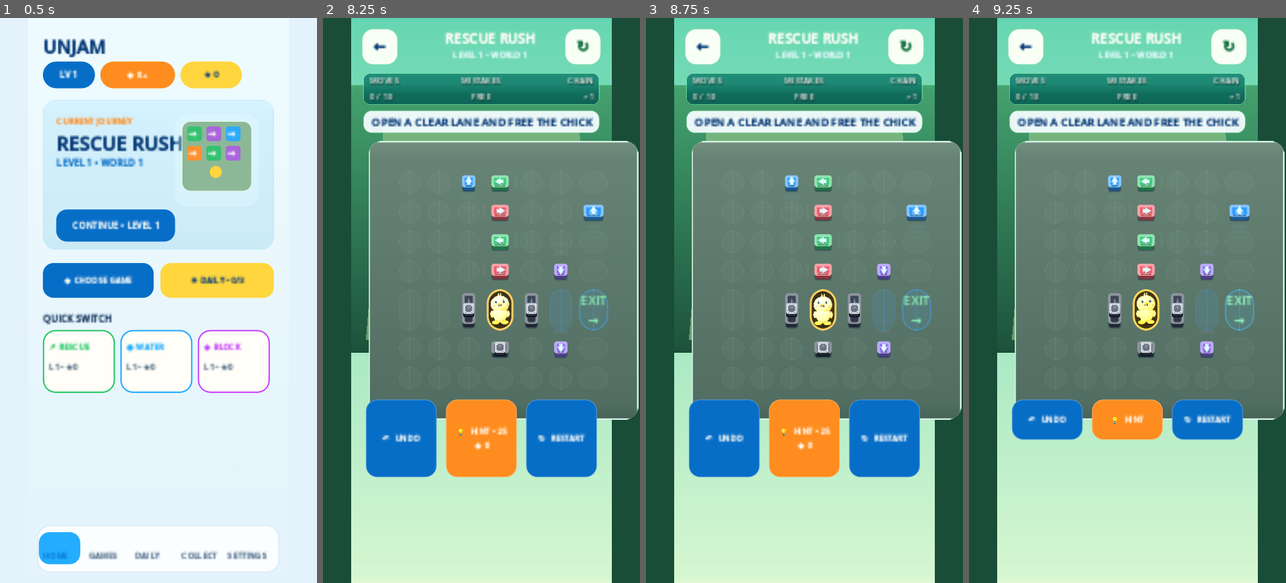
Above: before the commit, frames 1-4 (left to right).
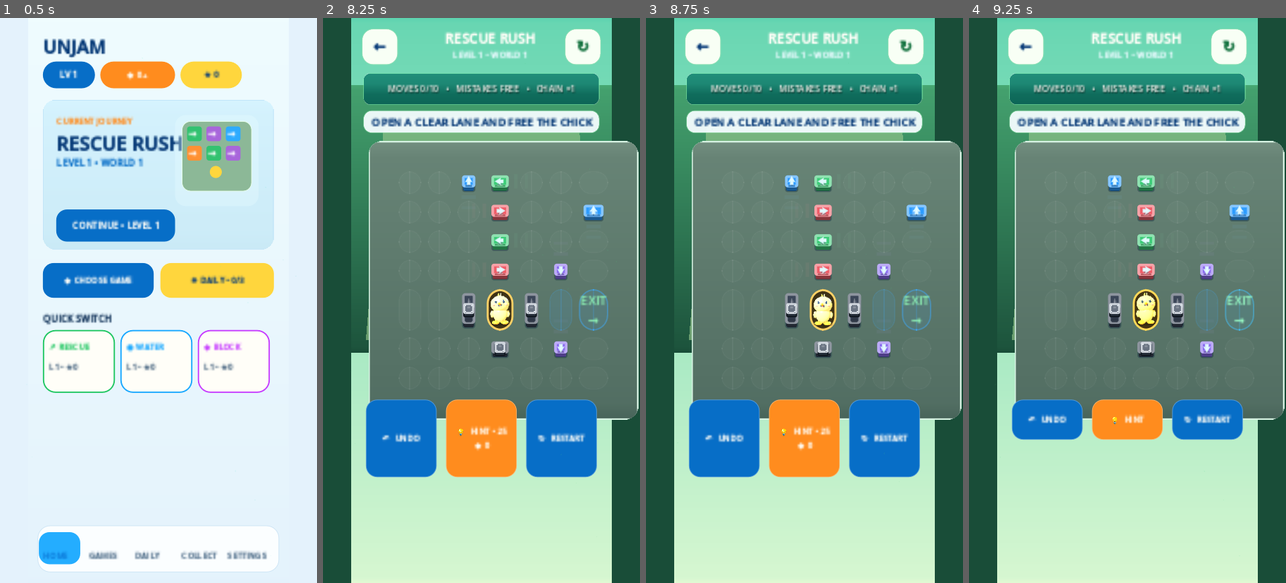
Above: after the commit, the same moments.

Repository: eghosa001/unjam
Game: Godot game, scene res://scenes/Main.tscn
Same seed, same stepped clock (60 frames per second), same inputs: the game is played once before the commit and once after it.
Inputs (mouse positions are in pixels of both pictures, inside the frame that each line leads up to):
- Up to frame 1 (0.5 s): no input
- Up to frame 2 (8.25 s): click "CONTINUE • LEVEL 1" at 0.5 s; click (468, 181) at 1.27 s; click (500, 181) at 2.02 s; click (500, 210) at 2.77 s; click (592, 210) at 3.52 s; click (500, 244) at 4.27 s; click (500, 272) at 5.02 s; click (560, 272) at 5.77 s; click (560, 351) at 6.52 s; click "↶ UNDO" at 7.25 s; click "PLAY NOW" at 8 s
- Up to frame 3 (8.75 s): no input
- Up to frame 4 (9.25 s): click "↻ RESTART" at 8.75 s

Frame 1 is identical in both runs. In frame 2, 1.1% of the frame differs, in the area x 14-86%, y 10-15%; in frame 3, 1.1%; in frame 4, 1.1%.

Commit message:
Match Rescue compact Figma status strip

Diff:
--- a/scripts/game/rescue_rush_casual.gd
+++ b/scripts/game/rescue_rush_casual.gd
@@ -182,5 +182,18 @@
 	board_panel.custom_minimum_size = Vector2(338,338)
 	board_panel.size = Vector2(338,338)
 
+func render_board() -> void:
+	super.render_board()
+	if moves_label != null:
+		var mistake_text := "FREE" if mistake_limit <= 0 else "%d/%d" % [mistakes_this_level,mistake_limit]
+		moves_label.visible = true
+		moves_label.text = "MOVES %d/%d   •   MISTAKES %s   •   CHAIN ×%d" % [moves,par_moves,mistake_text,maxi(chain_count,1)]
+		moves_label.horizontal_alignment = HORIZONTAL_ALIGNMENT_CENTER
+		moves_label.add_theme_font_size_override("font_size",13)
+	if rescue_label != null:
+		rescue_label.visible = false
+	if chain_label != null:
+		chain_label.visible = false
+
 func apply_theme_mode(_dark: bool) -> void:
 	pass
